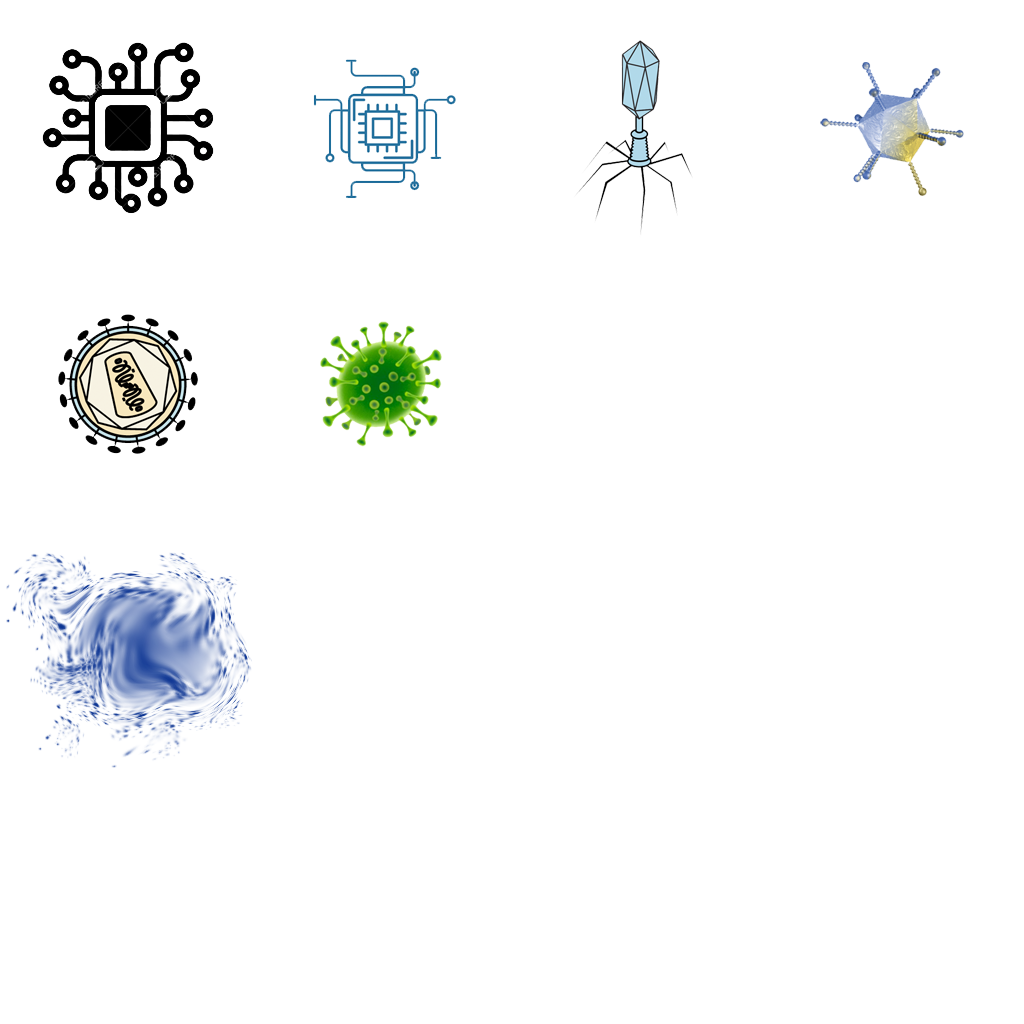
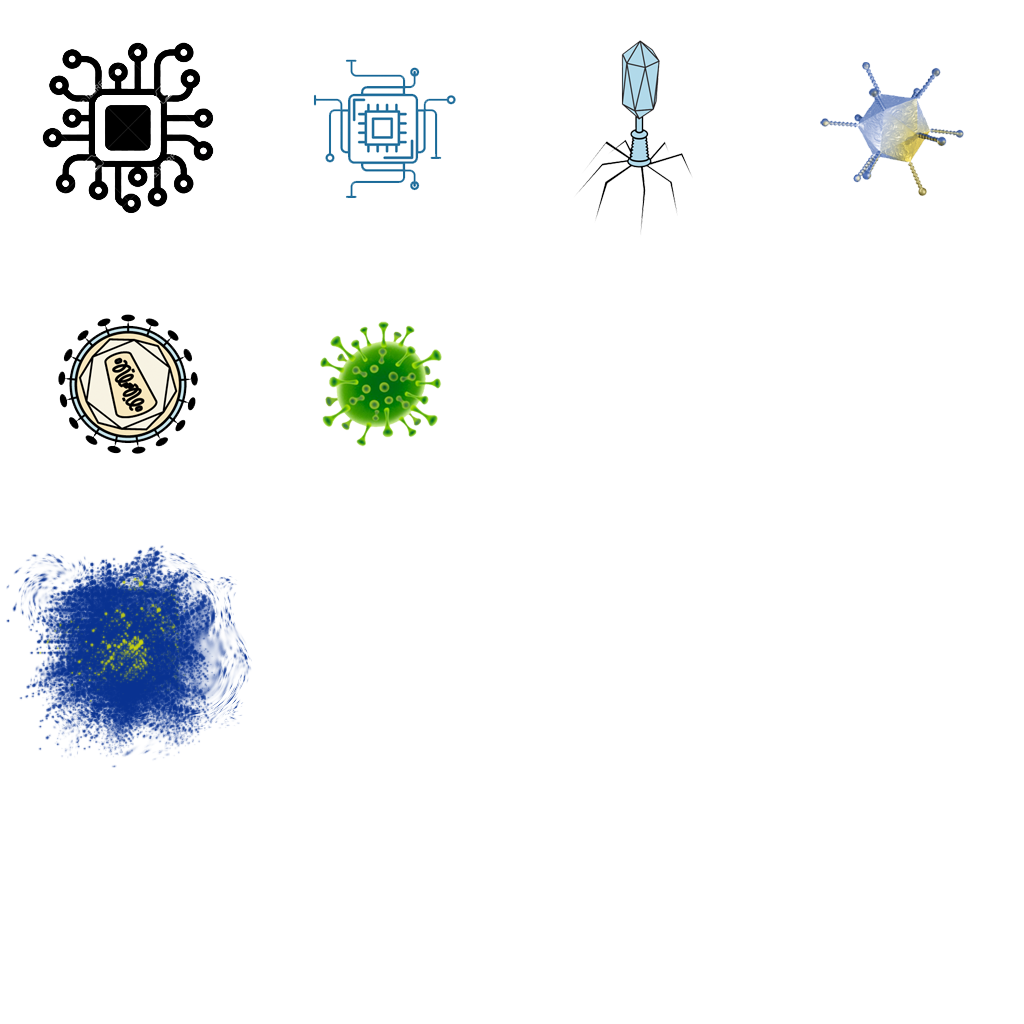
Revision of a layered 1024×1024 image; what changed, layer by layer:
painted on "cloud" over [19, 545, 218, 758]
